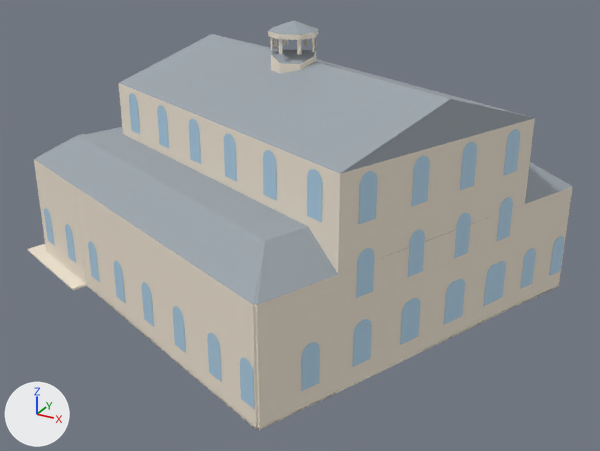
A saved change to the glTF model collection/theatre-de-la-ville/low.glb.
Both versions are drawn from a camera (50 mm lens) standing at (44.1, -77.0, 43.9) and looking at (2.6, -1.6, 6.2). Lighting does not change. The marker at lower left points along +X, +Y and +Z. The first picture is the older version.

The first picture shows 'roof', 'stone', 'window'.
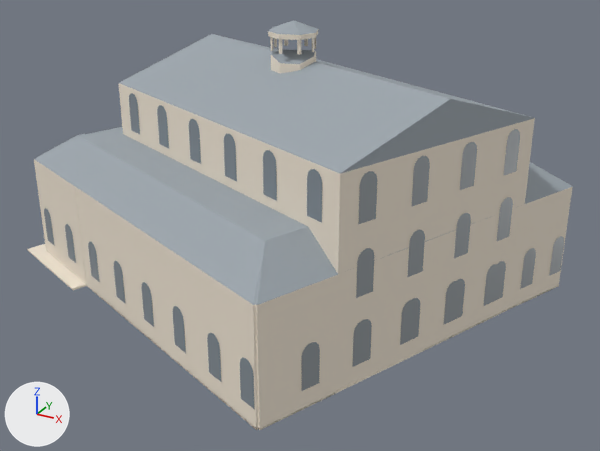
The change, as a diff of the scene's bpy script:
```diff
--- a/collection/theatre-de-la-ville/low.glb.py
+++ b/collection/theatre-de-la-ville/low.glb.py
@@ mat_window @@
 mat_window = principled_material('window')
-mat_window.base_color = (0.371, 0.552, 0.694)  # blue #a4c4d9
-mat_window.roughness = 0.65
+mat_window.base_color = (0.127, 0.191, 0.254)  # blue #64798a
+mat_window.roughness = 0.35
 mat_window.emission_color = (0.0297, 0.0442, 0.0555)  # dark blue #303b43
```

Location of each change, (x1, y1, x2, y2) in pixels of the pictures (600 x 451 px):
'window', recoloured, surface changed: (44, 93, 564, 409) in both
